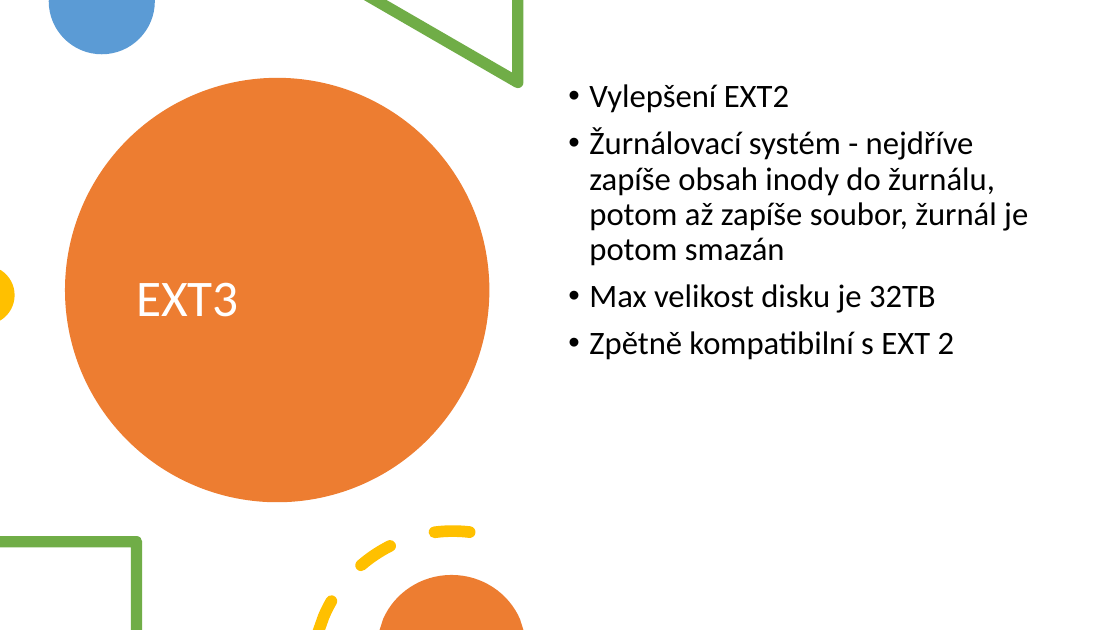
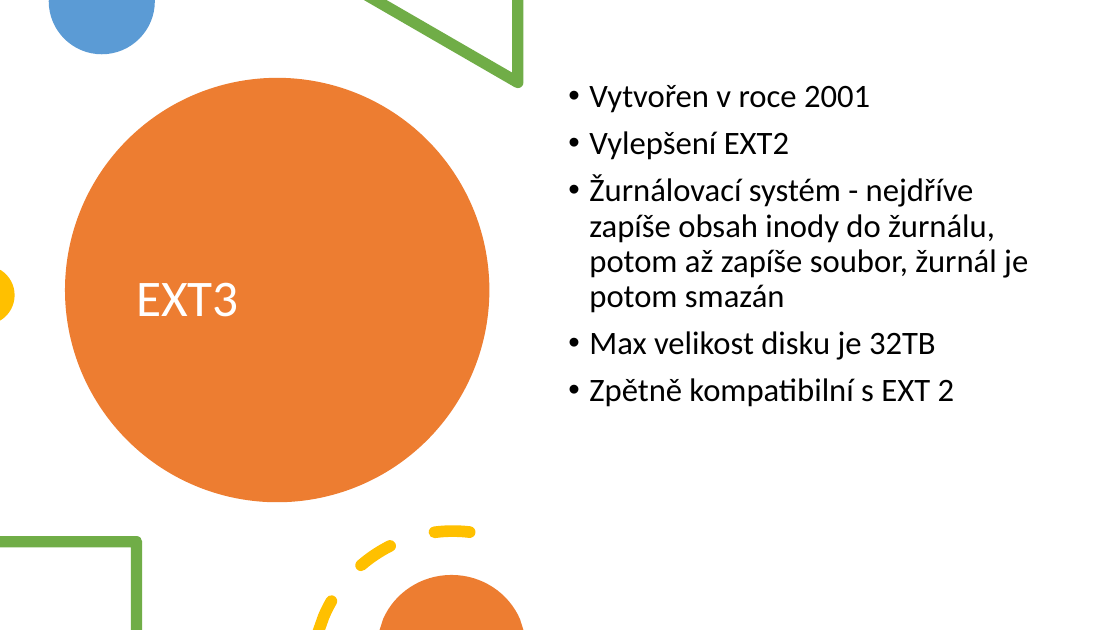
Before and after one commit to horvos/souborovesystemy, a slide deck: slide 13 of horvath.pptx. Drawn at 1120x630 pixels with LibreOffice and Linux fonts; fonts in the diff are those of the drawing. Boxes give left, top, right and bottom in pixels: in the first picture for what was removed or moved away, otherwise in the second. Text is boxed around its words. In the diff, an @@ line names an element or a change of style, - is before the commit and + after.

```diff
--- a/horvath.pptx
+++ b/horvath.pptx
@@ text at (589,85,870,113): paragraph added @@
+• Vytvořen v roce 2001
```
Also in this commit, not shown: 6 other slides changed, 1 other file.
